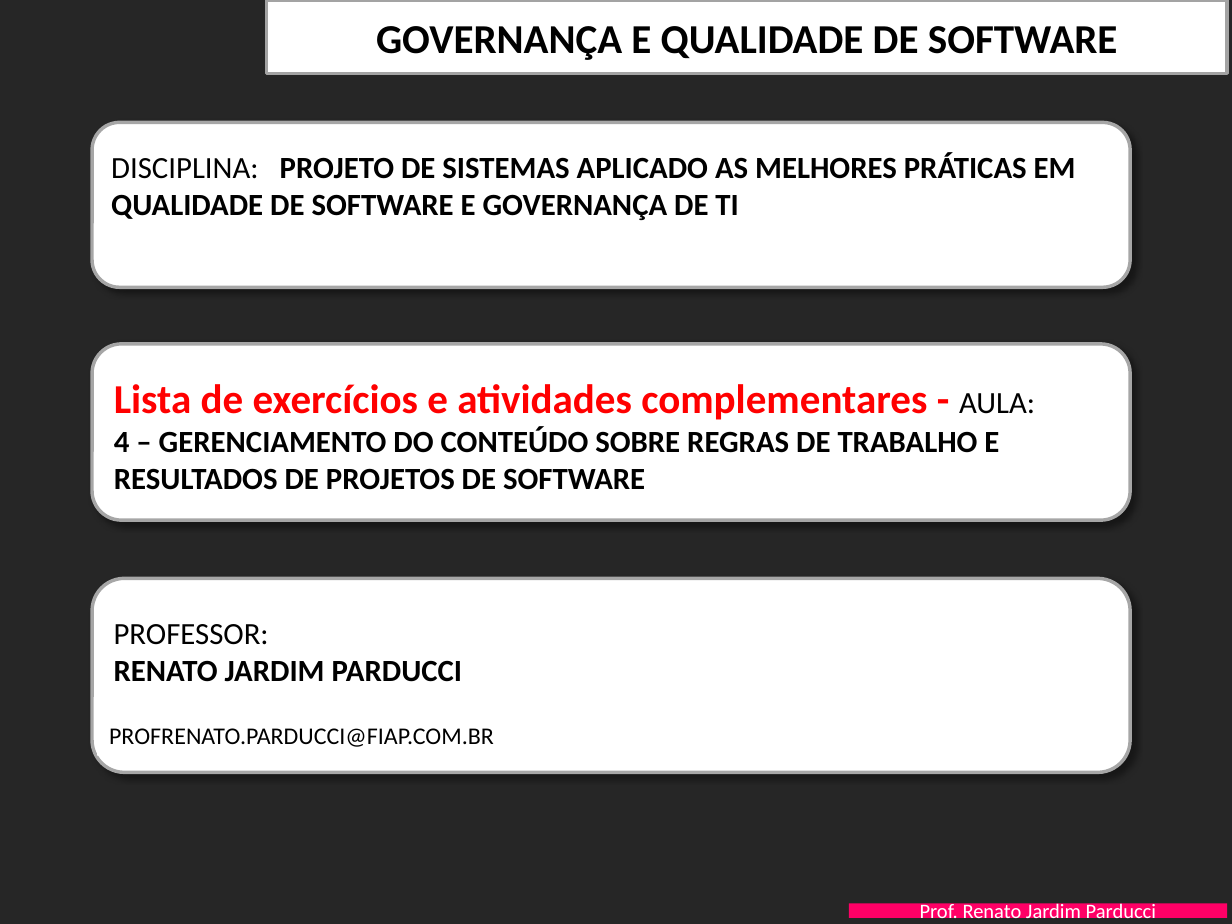
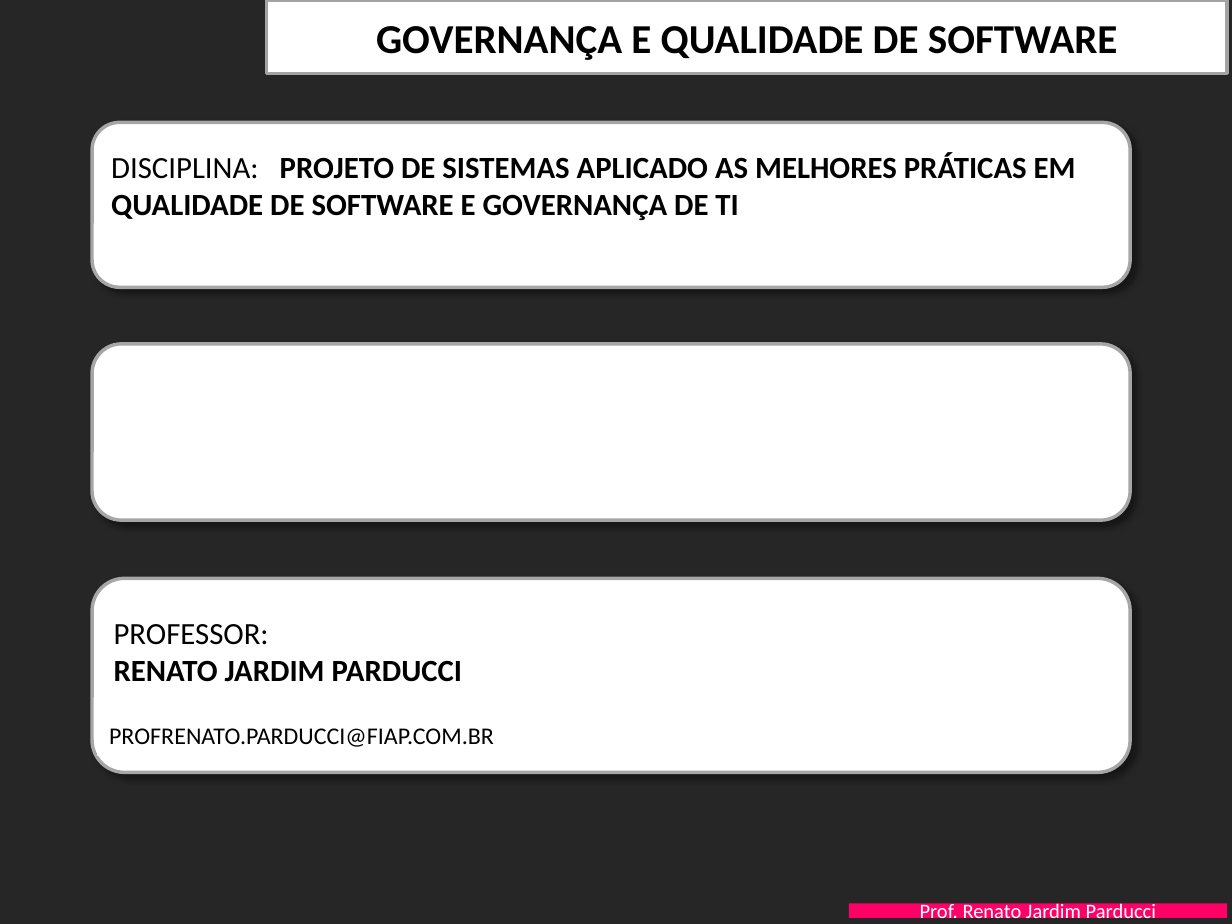
Before and after one commit to Leonardoabs/3SIS-ProjetoExemploGIT, a slide deck: slide 1 of PastaDocsProjeto/FIAP-QualidProjSW-Aula-4-AdministracaoConteudo- EXERCICIOS.pptx. Drawn at 1232x924 pixels with LibreOffice and Linux fonts; fonts in the diff are those of the drawing; background and template pictures are left out. Boxes give left, top, right and bottom in pixels: in the first picture for what was removed or moved away, otherwise in the second. Text is boxed around its words. In the diff, an @@ line names an element or a change of style, - is before the commit and + after.

Commit message:
Alteração remoção de texto

```diff
--- a/PastaDocsProjeto/FIAP-QualidProjSW-Aula-4-AdministracaoConteudo- EXERCICIOS.pptx
+++ b/PastaDocsProjeto/FIAP-QualidProjSW-Aula-4-AdministracaoConteudo- EXERCICIOS.pptx
@@ rectangle added at bbox=[102, 367, 1111, 416], fill #FFFFFF @@
@@ text removed at bbox=[114, 384, 1035, 490] @@
-Lista de exercícios e atividades complementares - AULA:
-4 – GERENCIAMENTO DO CONTEÚDO SOBRE REGRAS DE TRABALHO E RESULTADOS DE PROJETOS DE SOFTWARE
```
